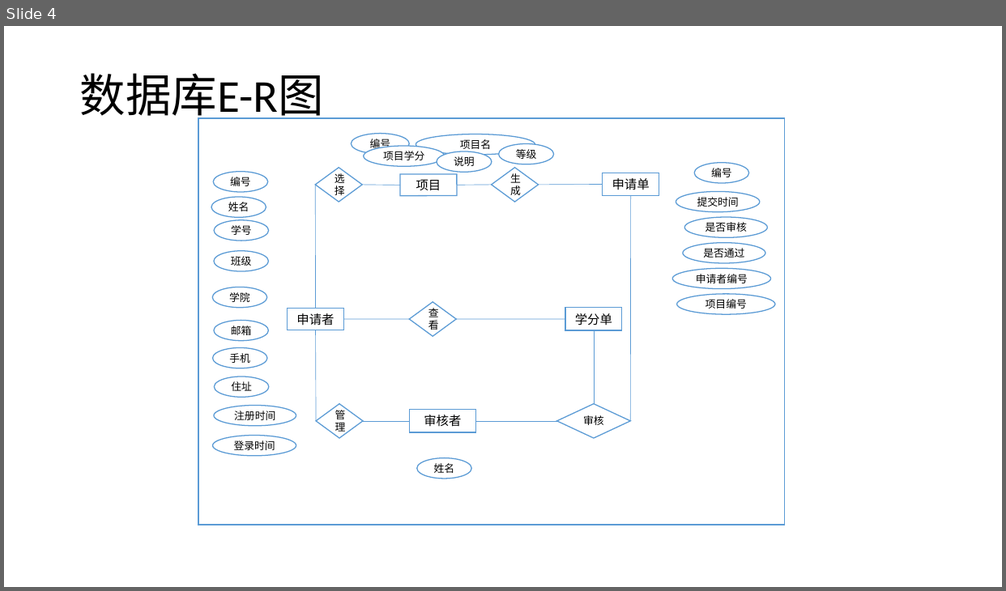
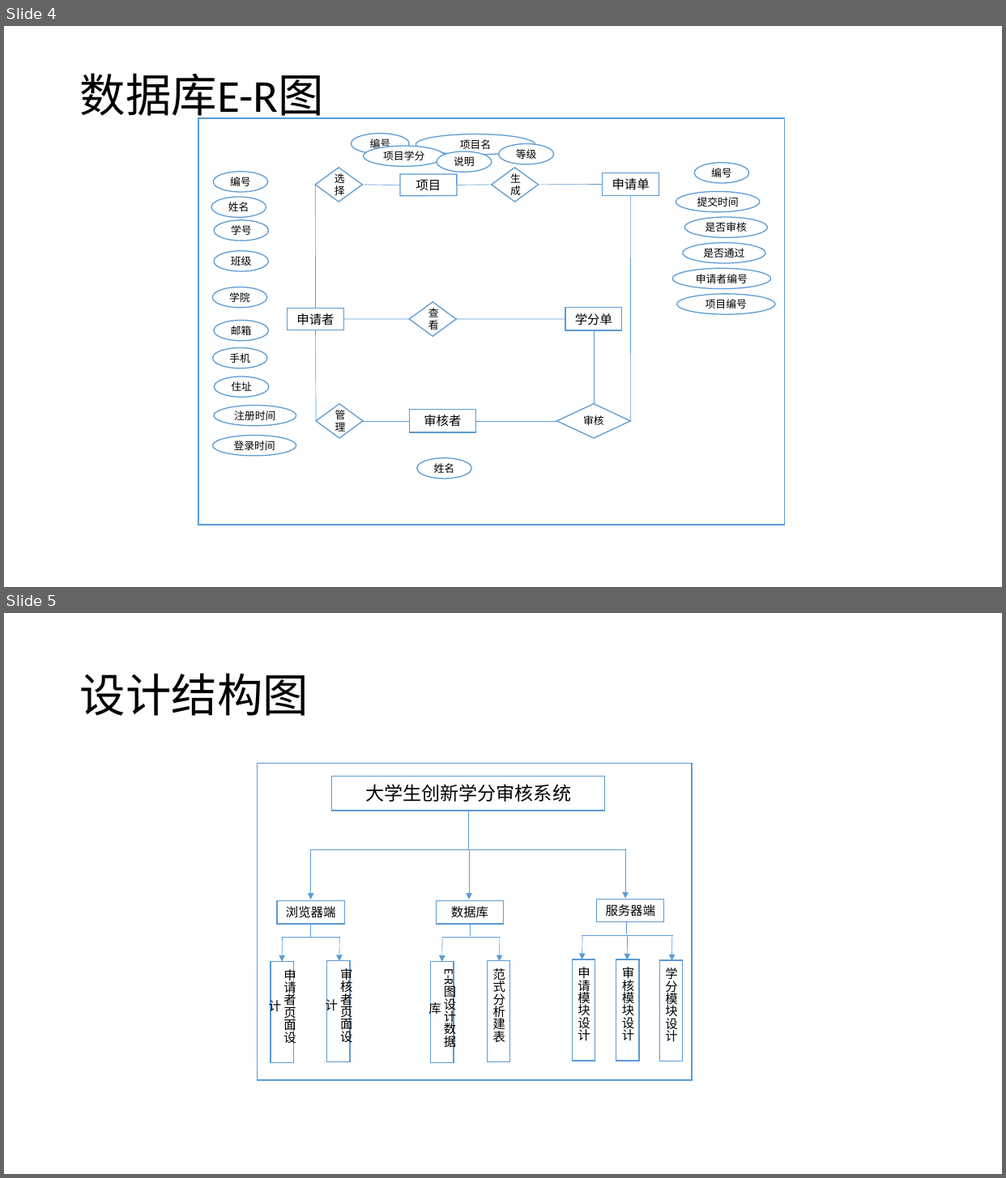
Before and after one commit to hujun123qwe/thinkphp_learn, a slide deck: 毕业论文.pptx. Shown one above the other, each under a label of ours: slide 4 before the commit, slides 4 and 5 after it. The pictures are 1006x591 and 1006x1178 pixels, drawn with LibreOffice and Linux fonts; fonts in the diff are those of the drawing. Boxes give left, top, right and bottom in pixels: in the first picture for what was removed or moved away, otherwise in the second. Text is boxed around its words. In the diff, an @@ line names an element or a change of style, - is before the commit and + after.

```diff
--- a/毕业论文.pptx
+++ b/毕业论文.pptx
@@ slide 5 added at box(4, 613, 1002, 1174), background #FFFFFF @@
@@ title added at box(80, 673, 309, 716), 44 pt, text #000000 @@
+设计结构图
@@ rectangle added at box(257, 764, 692, 1080), fill #FFFFFF, outline #5B9BD5 1 pt @@
@@ rectangle added at box(332, 776, 605, 811), fill #FFFFFF, outline #5B9BD5 1 pt, 18 pt, text #000000 @@
+大学生创新学分审核系统
@@ line added from (469, 811) to (469, 850), #5B9BD5 0.5 pt @@
@@ line added from (311, 850) to (627, 850), #5B9BD5 0.5 pt @@
@@ arrow added from (311, 850) to (311, 900), #5B9BD5 0.5 pt @@
@@ arrow added from (469, 850) to (469, 900), #5B9BD5 0.5 pt @@
@@ arrow added from (625, 849) to (625, 899), #5B9BD5 0.5 pt @@
@@ rectangle added at box(277, 901, 345, 924), fill #FFFFFF, outline #5B9BD5 1 pt, 12 pt, text #000000 @@
+浏览器端
@@ rectangle added at box(436, 901, 503, 924), fill #FFFFFF, outline #5B9BD5 1 pt, 12 pt, text #000000 @@
+数据库
@@ rectangle added at box(597, 899, 664, 922), fill #FFFFFF, outline #5B9BD5 1 pt, 12 pt, text #000000 @@
+服务器端
@@ line added from (311, 924) to (311, 937), #5B9BD5 0.5 pt @@
@@ line added from (471, 923) to (471, 936), #5B9BD5 0.5 pt @@
@@ line added from (627, 922) to (627, 935), #5B9BD5 0.5 pt @@
@@ line added from (282, 937) to (340, 937), #5B9BD5 0.5 pt @@
@@ arrow added from (283, 937) to (282, 962), #5B9BD5 0.5 pt @@
@@ arrow added from (339, 937) to (339, 961), #5B9BD5 0.5 pt @@
@@ line added from (442, 937) to (501, 937), #5B9BD5 0.5 pt @@
@@ arrow added from (443, 937) to (442, 962), #5B9BD5 0.5 pt @@
@@ arrow added from (500, 937) to (500, 962), #5B9BD5 0.5 pt @@
@@ line added from (582, 936) to (673, 936), #5B9BD5 0.5 pt @@
@@ arrow added from (582, 935) to (582, 960), #5B9BD5 0.5 pt @@
@@ arrow added from (628, 935) to (627, 960), #5B9BD5 0.5 pt @@
@@ arrow added from (672, 936) to (671, 961), #5B9BD5 0.5 pt @@
@@ rectangle added at box(270, 962, 294, 1063), fill #FFFFFF, outline #5B9BD5 1 pt, 12 pt, text #000000 @@
+申请者页面设计
@@ rectangle added at box(327, 961, 351, 1063), fill #FFFFFF, outline #5B9BD5 1 pt, 12 pt, text #000000 @@
+审核者页面设计
@@ rectangle added at box(431, 962, 454, 1063), fill #FFFFFF, outline #5B9BD5 1 pt, 12 pt, text #000000 @@
+E-R图设计数据库
@@ rectangle added at box(488, 961, 511, 1063), fill #FFFFFF, outline #5B9BD5 1 pt, 12 pt, text #000000 @@
+范式分析建表
@@ rectangle added at box(572, 960, 595, 1061), fill #FFFFFF, outline #5B9BD5 1 pt, 12 pt, text #000000 @@
+申请模块设计
@@ rectangle added at box(616, 960, 640, 1061), fill #FFFFFF, outline #5B9BD5 1 pt, 12 pt, text #000000 @@
+审核模块设计
@@ rectangle added at box(660, 960, 683, 1062), fill #FFFFFF, outline #5B9BD5 1 pt, 12 pt, text #000000 @@
+学分模块设计
```
Also in this commit, not shown: 1 slide changed, 5 other files.
